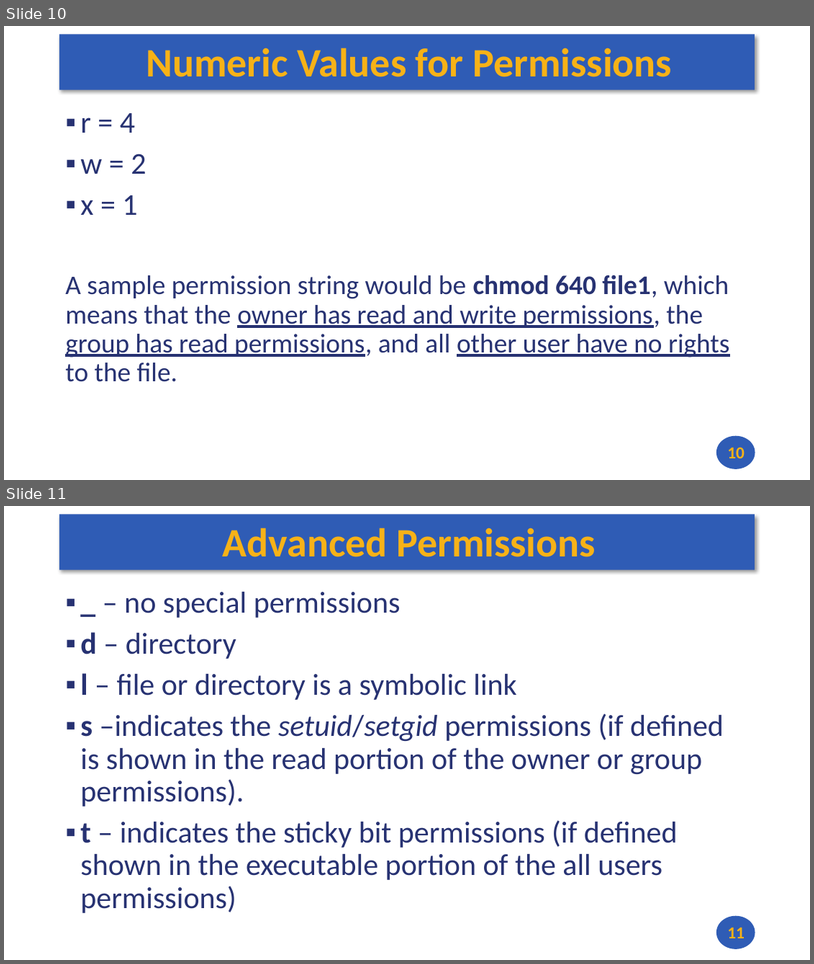
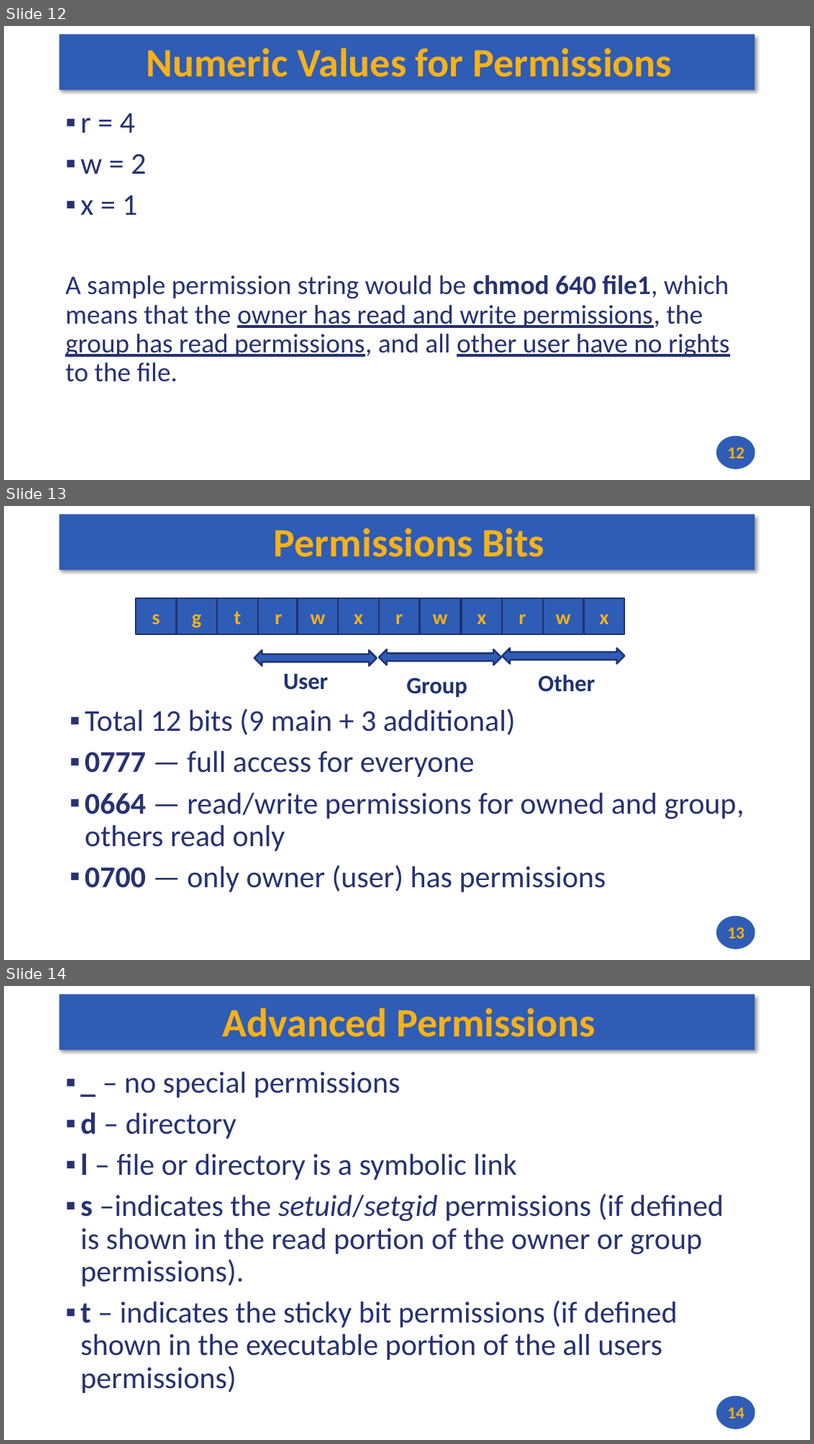
Before and after one commit to andrewt0301/hse-acos-course, a slide deck: docs/part2os/10_Permissions/OS_Lecture_10.pptx. Shown one above the other, each under a label of ours: slides 10 and 11 before the commit, slides 12, 13 and 14 after it. The pictures are 814x964 and 814x1444 pixels, drawn with LibreOffice and Linux fonts; fonts in the diff are those of the drawing. Boxes give left, top, right and bottom in pixels: in the first picture for what was removed or moved away, otherwise in the second. Text is boxed around its words. In the diff, an @@ line names an element or a change of style, - is before the commit and + after.

```diff
--- a/docs/part2os/10_Permissions/OS_Lecture_10.pptx
+++ b/docs/part2os/10_Permissions/OS_Lecture_10.pptx
@@ slide 13 added at [4, 506, 810, 960], background #FFFFFF; not listed: 2 template elements that a slide beside it also shows @@
@@ title added at [274, 528, 545, 557], 48 pt, text #F7B217, bold @@
+Permissions Bits
@@ group added at [136, 598, 625, 697]: 12 rectangles, 3 left right arrows, 3 texts @@
+s
+g
+t
+r
+w
+x
+r
+w
+x
+r
+w
+x
+User
+Group
+Other
@@ text added at [85, 708, 745, 892], 36 pt, text #273272 @@
+▪ Total 12 bits (9 main + 3 additional)
+▪ 0777 — full access for everyone
+▪ 0664 — read/write permissions for owned and group, others read only
+▪ 0700 — only owner (user) has permissions
@@ page number added at [728, 926, 745, 938], 20 pt, text #F7B217, bold @@
+13
@@ what was slide 10 is now slide 12 @@
@@ page number at [728, 446, 745, 458]: text changed @@
-10
+12
@@ what was slide 11 is now slide 14 @@
@@ page number at [728, 1407, 745, 1418]: text changed @@
-11
+14
```
Also in this commit, not shown: 1 slide changed, 6 other slides added, 1 other file.
